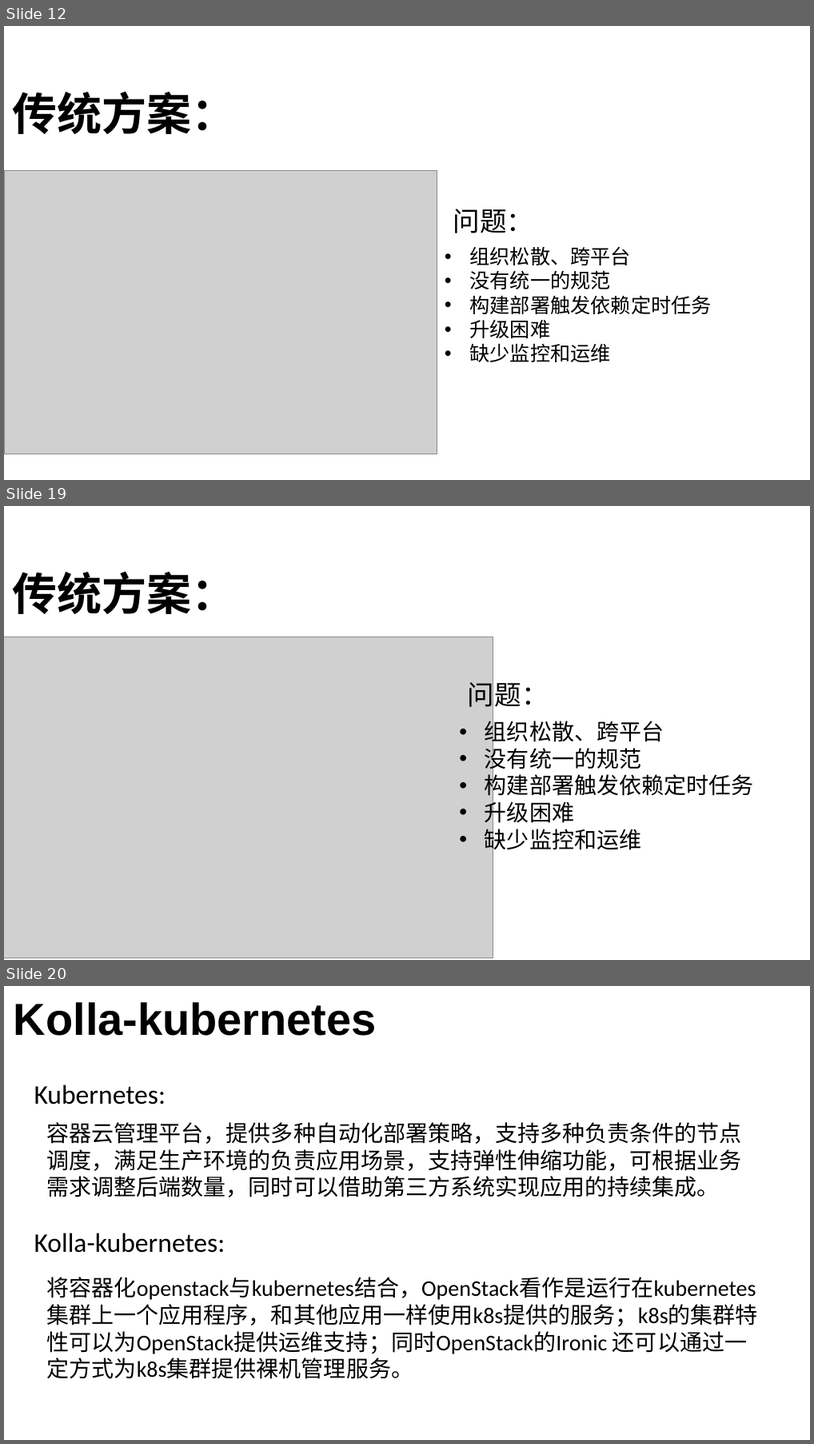
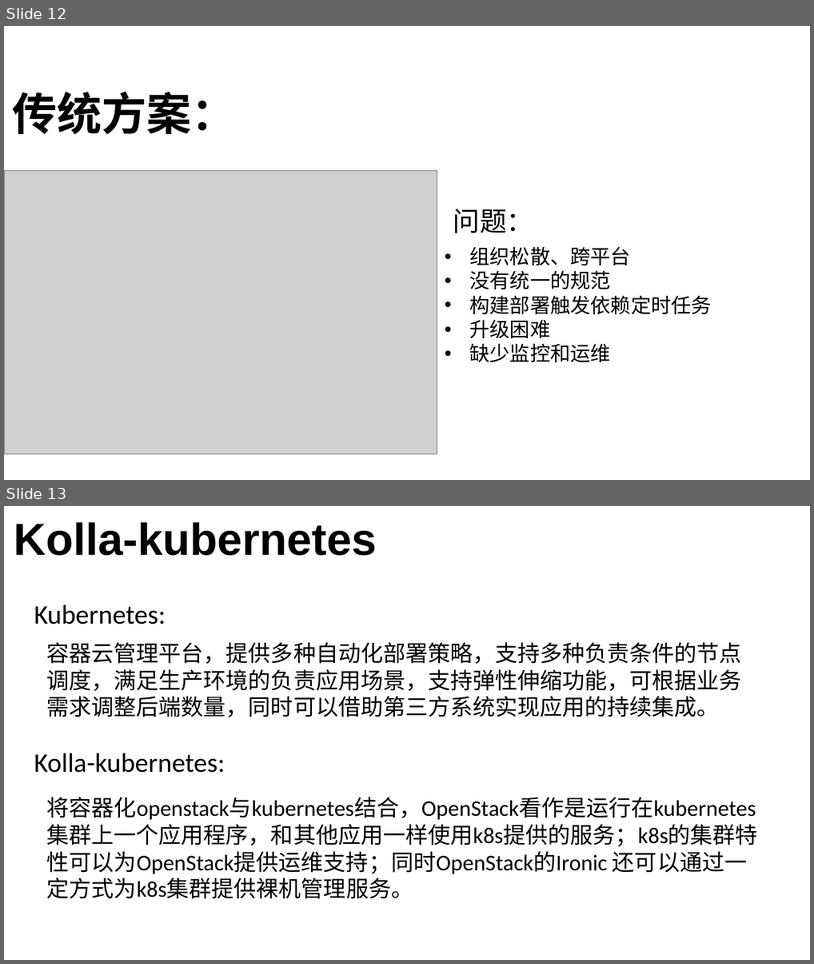
Before and after one commit to lyj7890/openinfra.session, a slide deck: OpenStack容器化持续集成与交付实践方案.pptx. Shown one above the other, each under a label of ours: slides 12, 19 and 20 before the commit, slides 12 and 13 after it; the slides between them are not shown. The pictures are 814x1444 and 814x964 pixels, drawn with LibreOffice and Linux fonts; fonts in the diff are those of the drawing; grey boxes stand for pictures; background and template pictures are left out. Boxes give left, top, right and bottom in pixels: in the first picture for what was removed or moved away, otherwise in the second. Text is boxed around its words. In the diff, an @@ line names an element or a change of style, - is before the commit and + after.

```diff
--- a/OpenStack容器化持续集成与交付实践方案.pptx
+++ b/OpenStack容器化持续集成与交付实践方案.pptx
@@ slide 19 removed at (4, 506, 810, 960), background picture (left out) @@
@@ text removed at (13, 571, 237, 614) @@
-传统方案：
@@ picture removed at (4, 636, 494, 957) @@
@@ text removed at (468, 677, 549, 712) @@
-问题：
@@ text removed at (485, 717, 754, 854) @@
-• 组织松散、跨平台
-• 没有统一的规范
-• 构建部署触发依赖定时任务
-• 升级困难
-• 缺少监控和运维
@@ what was slide 20 is now slide 13 @@
```
Also in this commit, not shown: 6 other slides removed.
